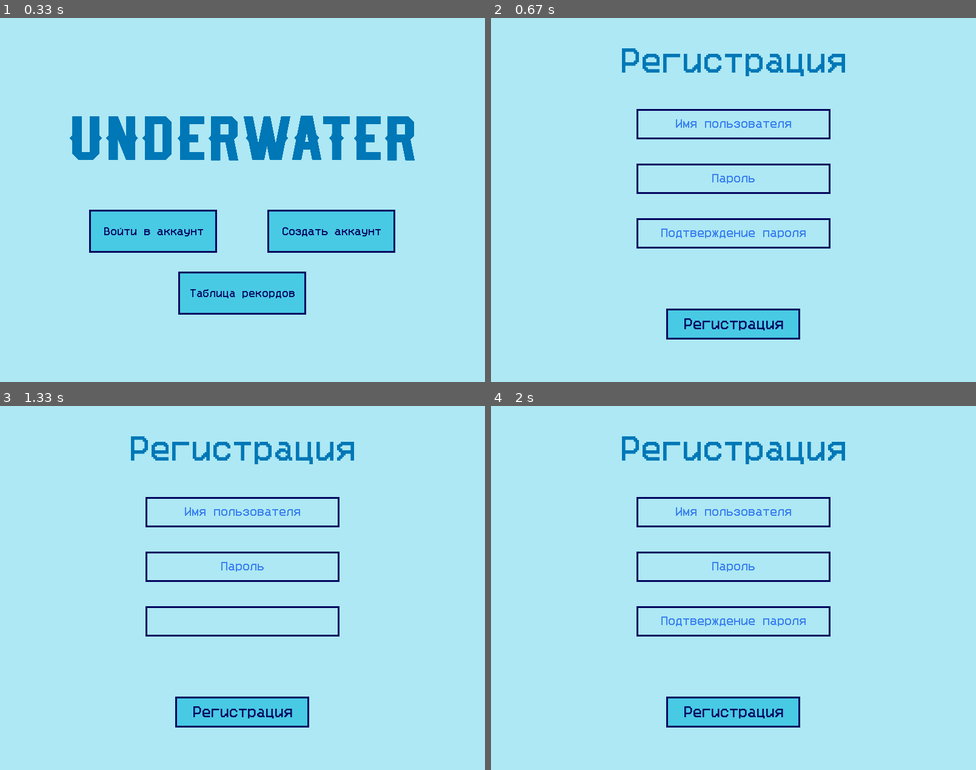
Above: before the commit, frames 1-4 (two rows, left to right).
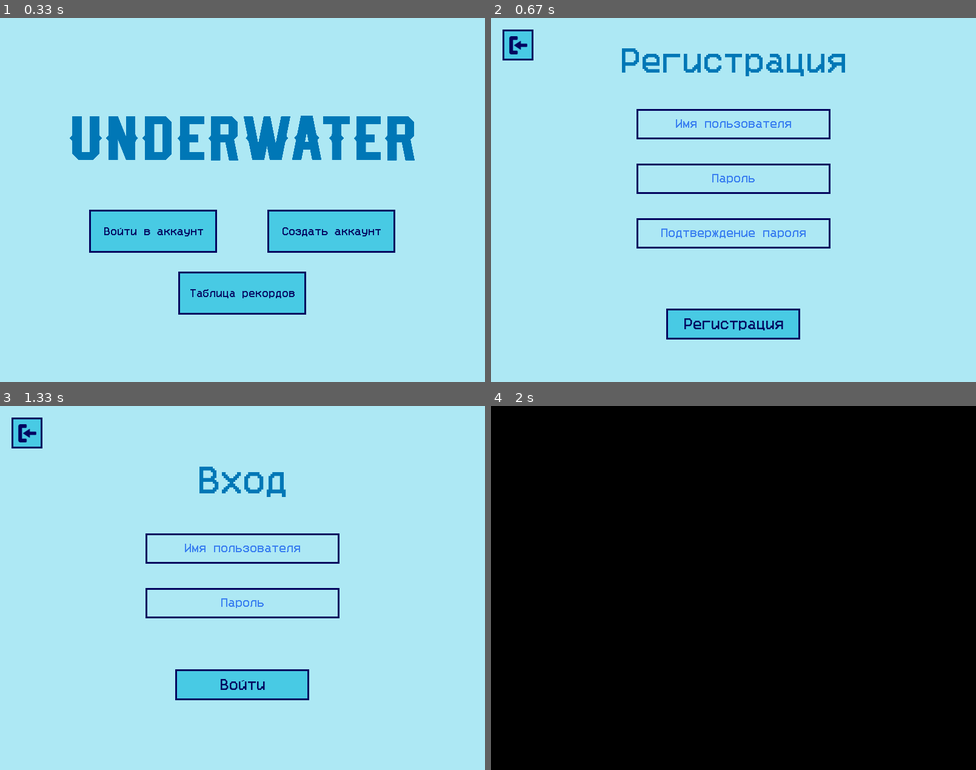
Above: after the commit, the same moments.

Repository: RaZe31-cs/pygameYandex
Game: pygame game, started from start_window.py
Same seed, same stepped clock (60 frames per second), same inputs: the game is played once before the commit and once after it.
Inputs (mouse positions are in pixels of both pictures, inside the frame that each line leads up to):
- Up to frame 1 (0.33 s): no input
- Up to frame 2 (0.67 s): click "Создать аккаунт" at 0.38 s
- Up to frame 3 (1.33 s): click (29, 435) at 0.72 s; click (155, 620) at 1.05 s, where only the run after the commit has a clickable "Войти в аккаунт"
- Up to frame 4 (2 s): click (520, 435) at 1.38 s; click (733, 682) at 1.72 s, where only the run after the commit has a clickable "Таблица рекордов"

Frame 1 is identical in both runs. In frame 2, 0.5% of the frame differs, in the area x 2-9%, y 3-12%; in frame 3, 9.3%; in frame 4, 100%, in the area x 0-100%, y 0-100%.

Commit message:
Стартовое окно (регистрация и вход)

Diff:
--- a/start_window.py
+++ b/start_window.py
@@ -167,7 +167,7 @@
         btn_width, btn_height = 220, 50
         self.enter_btn = Button(self.size[0] // 2 - btn_width // 2, self.size[1] // 4 * 2.9, btn_width, btn_height,
                                 'Войти', '#48cae4', '#00b4d8', '#03045e', '#ffffff')
-
+        self.exit_btn = Button(20, 20, 50, 50, '', '#48cae4', '#00b4d8', '#03045e', '#ffffff')
         self.error = False
         self.error_text = ''
 
@@ -176,6 +176,15 @@
         text = f.render('Вход', True, '#0077b6')
         x, y = self.size[0] / 2 - text.get_width() / 2, text.get_height() * 2
         self.screen.blit(text, (x, y))
+
+    def exit_btn_draw(self):
+        fullname = os.path.join('data', 'exit.png')
+        self.image = pygame.image.load(fullname)
+        self.exit_btn.draw(self.screen)
+        self.rect = self.image.get_rect()
+        self.rect.x = self.exit_btn.rect.x + (self.exit_btn.rect.w // 2 - self.rect.w // 2)
+        self.rect.y = self.exit_btn.rect.y + (self.exit_btn.rect.h // 2 - self.rect.h // 2)
+        self.screen.blit(self.image, (self.rect.x, self.rect.y))
 
     def draw(self):
         self.screen.fill('#ade8f4')
@@ -183,6 +192,7 @@
         for i in self.inp_group:
             i.draw(self.screen)
         self.enter_btn.draw(self.screen)
+        self.exit_btn_draw()
         if self.error:
             f = pygame.font.Font(os.path.join('data', 'better-vcr-5.2.ttf'), 15)
             text = f.render(self.error_text, True, '#0077b6')
@@ -248,6 +258,7 @@
         self.btn_reg = Button(self.size[0] // 2 - btn_width // 2, self.size[1] // 4 * 3.2, btn_width, btn_height,
                               'Регистрация', normal_bg, hovered_bg,
                               normal_text, hovered_text)
+        self.exit_btn = Button(20, 20, 50, 50, '', normal_bg, hovered_bg, normal_text, hovered_text)
 
         self.inp_group = (self.user_name, self.password, self.proof_password)
 
@@ -258,6 +269,15 @@
         text = f.render('Регистрация', True, '#0077b6')
         x, y = self.size[0] / 2 - text.get_width() / 2, self.size[1] / 2 - text.get_width() / 1.5
         self.screen.blit(text, (x, y))
+
+    def exit_btn_draw(self):
+        fullname = os.path.join('data', 'exit.png')
+        self.image = pygame.image.load(fullname)
+        self.exit_btn.draw(self.screen)
+        self.rect = self.image.get_rect()
+        self.rect.x = self.exit_btn.rect.x + (self.exit_btn.rect.w // 2 - self.rect.w // 2)
+        self.rect.y = self.exit_btn.rect.y + (self.exit_btn.rect.h // 2 - self.rect.h // 2)
+        self.screen.blit(self.image, (self.rect.x, self.rect.y))
 
     def error_message(self):
         if self.error_text:
@@ -271,6 +291,7 @@
         for i in self.inp_group:
             i.draw(self.screen)
         self.btn_reg.draw(self.screen)
+        self.exit_btn_draw()
         self.error_message()
 
     def reg(self):
@@ -353,7 +374,8 @@
                     if current_window.btn_reg.is_clicked():
                         if current_window.reg():
                             current_window = LevelMenu()
-                            break
+                    elif current_window.exit_btn.is_clicked():
+                        current_window = MainWindow()
                     else:
                         for input_line in current_window.inp_group:
                             if input_line.is_clicked():
@@ -364,6 +386,8 @@
                     if current_window.enter_btn.is_clicked():
                         if not current_window.check_input():
                             current_window = LevelMenu()
+                    elif current_window.exit_btn.is_clicked():
+                        current_window = MainWindow()
                     else:
                         for input_line in current_window.inp_group:
                             if input_line.is_clicked():
Binary file added: data/exit.png
